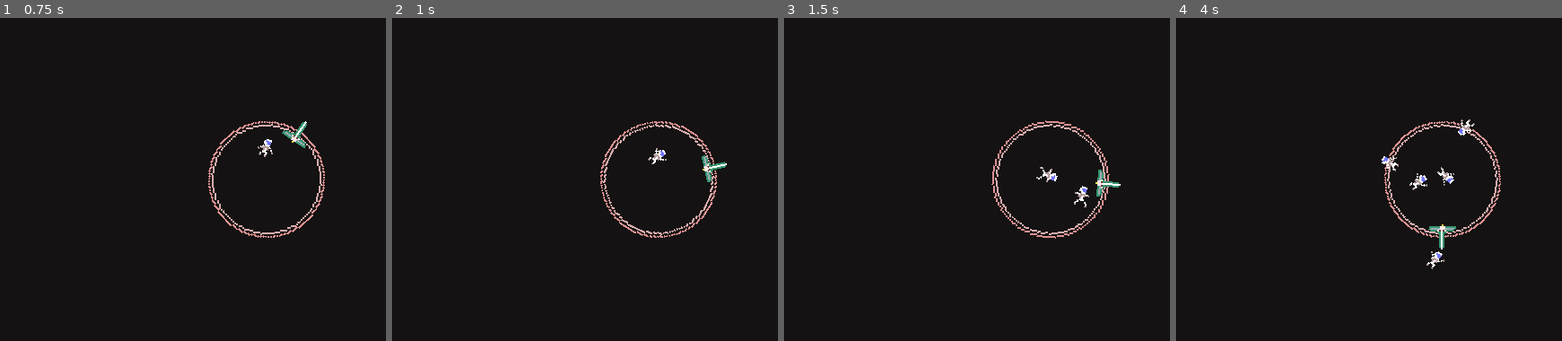
Above: before the commit, frames 1-4 (left to right).
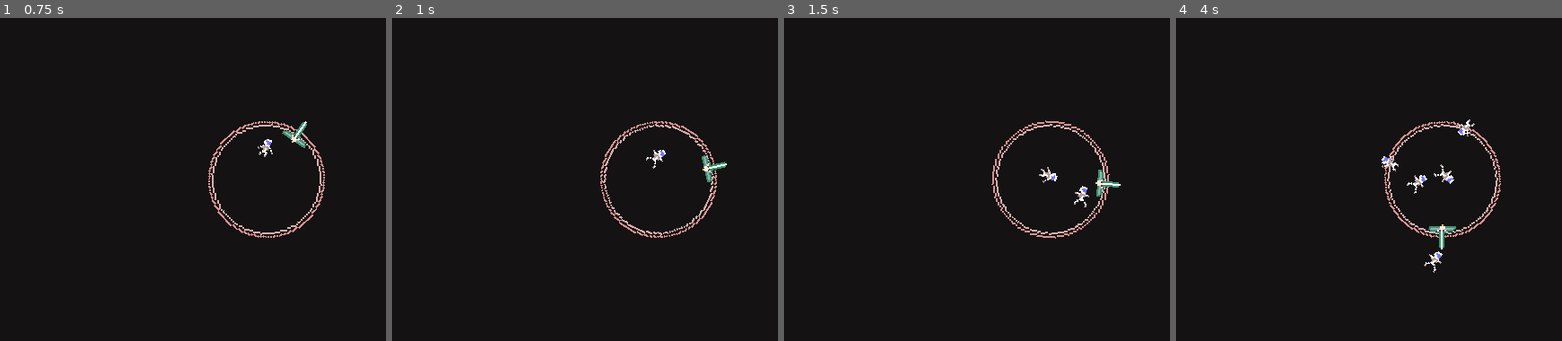
Above: after the commit, the same moments.

Repository: hakro/plasma-ld47
Game: Godot game, scene res://Scenes/World.tscn
The game is run twice, just before and just after one commit, with the same random seed, the same clock (stepped at 60 frames per second) and the same inputs.
Inputs:
- Up to frame 1 (0.75 s): hold Right (move_right) from 0.53 s (still down); hold S (launch_astronaut) from 0.53 s (still down)
- Up to frame 2 (1 s): keep holding Right (move_right); keep holding S (launch_astronaut)
- Up to frame 3 (1.5 s): release Right (move_right) at 1.28 s; release S (launch_astronaut) at 1.28 s; hold Left (move_left) from 1.28 s (still down); tap S (launch_astronaut) at 1.35 s
- Up to frame 4 (4 s): release Left (move_left) at 2.03 s; hold S (launch_astronaut) 2.03-2.78 s; hold Right (move_right) 2.03-3.53 s; tap S (launch_astronaut) at 2.85 s; hold Left (move_left) from 3.53 s (still down); hold S (launch_astronaut) from 3.53 s (still down)

Frame 1 is identical in both runs. In frame 2, less than 0.1% of the frame differs, in the area x 65-72%, y 40-47%; in frame 3, less than 0.1%; in frame 4, 0.2%, in the area x 53-77%, y 31-79%.

Commit message:
Change astronaut animation to AnimateSprite2D

Diff:
--- a/Scenes/Astronaut.gd
+++ b/Scenes/Astronaut.gd
@@ -1,13 +1,8 @@
 extends KinematicBody2D
-
-onready var anim : AnimationPlayer = $AnimationPlayer
 
 var direction := Vector2()
 var speed := 20.0
 var collision_info
-
-func _ready():
-	anim.play("wiggle")
 
 func _process(delta):
 	collision_info = move_and_collide(direction * speed * delta)
--- a/Scenes/Astronaut.tscn
+++ b/Scenes/Astronaut.tscn
@@ -1,40 +1,43 @@
-[gd_scene load_steps=5 format=2]
+[gd_scene load_steps=9 format=2]
 
 [ext_resource path="res://Assets/Astronaut.png" type="Texture" id=1]
 [ext_resource path="res://Scenes/Astronaut.gd" type="Script" id=2]
+
+[sub_resource type="AtlasTexture" id=4]
+atlas = ExtResource( 1 )
+region = Rect2( 0, 0, 9, 11 )
+
+[sub_resource type="AtlasTexture" id=5]
+atlas = ExtResource( 1 )
+region = Rect2( 9, 0, 9, 11 )
+
+[sub_resource type="AtlasTexture" id=6]
+atlas = ExtResource( 1 )
+region = Rect2( 18, 0, 9, 11 )
+
+[sub_resource type="AtlasTexture" id=7]
+atlas = ExtResource( 1 )
+region = Rect2( 27, 0, 9, 11 )
+
+[sub_resource type="SpriteFrames" id=8]
+animations = [ {
+"frames": [ SubResource( 4 ), SubResource( 5 ), SubResource( 6 ), SubResource( 7 ) ],
+"loop": true,
+"name": "wiggle",
+"speed": 6.0
+} ]
 
 [sub_resource type="CapsuleShape2D" id=2]
 radius = 2.88348
 height = 5.28485
 
-[sub_resource type="Animation" id=3]
-resource_name = "wiggle"
-length = 0.6
-loop = true
-step = 0.15
-tracks/0/type = "value"
-tracks/0/path = NodePath("Sprite:frame")
-tracks/0/interp = 1
-tracks/0/loop_wrap = true
-tracks/0/imported = false
-tracks/0/enabled = true
-tracks/0/keys = {
-"times": PoolRealArray( 0, 0.15, 0.3, 0.45 ),
-"transitions": PoolRealArray( 1, 1, 1, 1 ),
-"update": 1,
-"values": [ 0, 1, 2, 3 ]
-}
-
 [node name="Astronaut" type="KinematicBody2D"]
 script = ExtResource( 2 )
 
-[node name="Sprite" type="Sprite" parent="."]
-texture = ExtResource( 1 )
-hframes = 4
-frame = 3
+[node name="Sprite" type="AnimatedSprite" parent="."]
+frames = SubResource( 8 )
+animation = "wiggle"
+playing = true
 
 [node name="CollisionShape2D" type="CollisionShape2D" parent="."]
 shape = SubResource( 2 )
-
-[node name="AnimationPlayer" type="AnimationPlayer" parent="."]
-anims/wiggle = SubResource( 3 )
